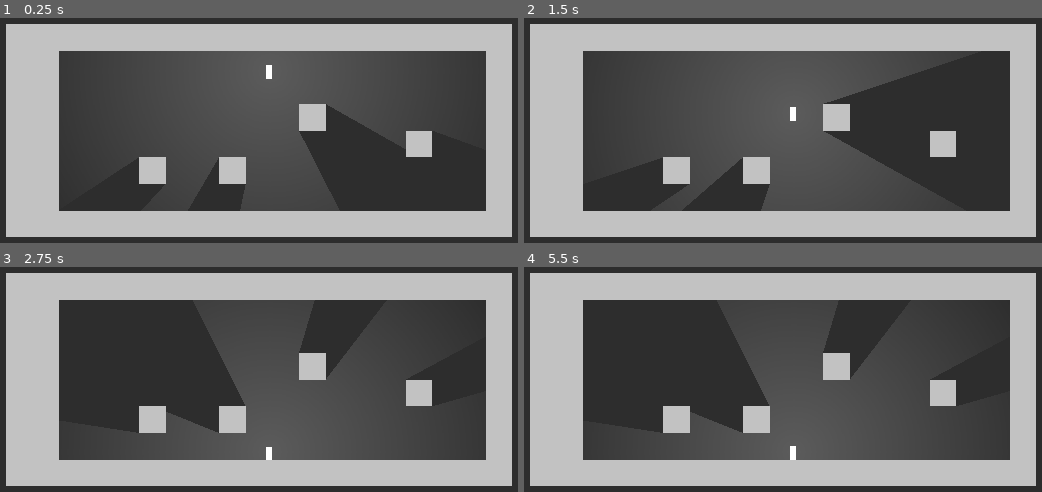
Above: before the commit, frames 1-4 (two rows, left to right).
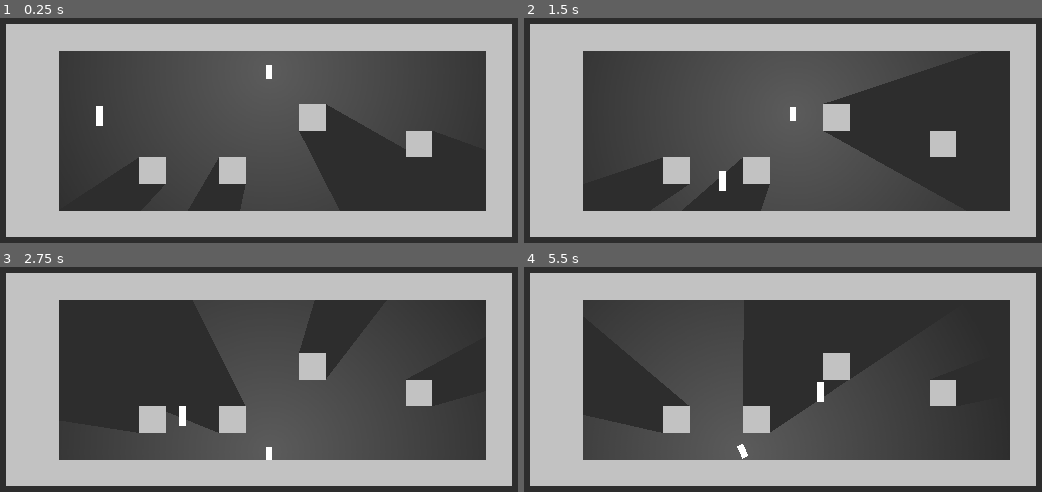
Above: after the commit, the same moments.

Repository: Telkan/EscapetheGame
Game: Godot game, scene res://Levels/Test Level/TestWorld.tscn
The game is run twice, just before and just after one commit, with the same random seed, the same clock (stepped at 60 frames per second) and the same inputs.
Inputs:
- Up to frame 1 (0.25 s): no input
- Up to frame 2 (1.5 s): hold Up (ui_up) 0.53-1.28 s; hold Right (ui_right) from 0.53 s (still down); tap Up (ui_up) at 1.35 s
- Up to frame 3 (2.75 s): tap Up (ui_up) at 1.52, 1.82 s; release Right (ui_right) at 2.03 s; hold Left (ui_left) from 2.03 s (still down); hold Up (ui_up) from 2.03 s (still down)
- Up to frame 4 (5.5 s): release Left (ui_left) at 2.78 s; release Up (ui_up) at 2.78 s; hold Right (ui_right) 2.78-4.28 s; tap Up (ui_up) at 2.85, 3.02, 3.32, 4.35, 4.52, 4.82 s; hold Up (ui_up) 3.53-4.28 s; hold Left (ui_left) 4.28-5.03 s; hold Right (ui_right) from 5.03 s (still down); hold Up (ui_up) from 5.03 s (still down)

The runs differ from the first frame. In frame 1, 0.1% of the frame differs, in the area x 18-20%, y 39-48%; in frame 2, 0.1%; in frame 3, 0.1%; in frame 4, 11%, in the area x 18-69%, y 25-86%.

Commit message:
FirstDraft Platformer Player

Diff:
--- a/Levels/Test Level/TestWorld.tscn
+++ b/Levels/Test Level/TestWorld.tscn
@@ -1,7 +1,8 @@
-[gd_scene load_steps=6 format=2]
+[gd_scene load_steps=7 format=2]
 
 [ext_resource path="res://Levels/Test Level/TestTexture.png" type="Texture" id=1]
 [ext_resource path="res://Levels/Test Level/Vqv8F4X.png" type="Texture" id=2]
+[ext_resource path="res://Players/Player.tscn" type="PackedScene" id=3]
 
 [sub_resource type="OccluderPolygon2D" id=1]
 polygon = PoolVector2Array( 64, 64, 0, 64, 0, 0, 64, 0 )
@@ -59,3 +60,6 @@
 z_index = -3
 color = Color( 0.180392, 0.180392, 0.180392, 1 )
 polygon = PoolVector2Array( 8, -8, 1952, -24, 2216, 1280, 96, 1240, -168, 1200, -72, 112 )
+
+[node name="Player" parent="." instance=ExtResource( 3 )]
+position = Vector2( 288.6, 537.019 )
--- /dev/null
+++ b/MainScript/Main.tscn
@@ -0,0 +1,5 @@
+[gd_scene format=2]
+
+[node name="MainManager" type="Node"]
+
+[node name="Music" type="AudioStreamPlayer" parent="."]
--- /dev/null
+++ b/Players/JumpCurve.tres
@@ -0,0 +1,6 @@
+[gd_resource type="Curve" format=2]
+
+[resource]
+min_value = -3.0
+max_value = 5.0
+_data = [ Vector2( 0, -0.527273 ), 0.0, 64.2954, 0, 0, Vector2( 0, 3.69091 ), 0.87924, 0.87924, 0, 0, Vector2( 0.505556, -0.527273 ), -0.785455, -0.785455, 0, 0, Vector2( 0.872222, -3 ), 0.363636, 0.0, 0, 0 ]
--- /dev/null
+++ b/Players/Player.gd
@@ -0,0 +1,43 @@
+extends KinematicBody2D
+
+var canMove := true
+var moveSpeed := 15000
+export(Curve) var jumpCurve
+var jumpTime = 0.5
+var jumpSpeed = 1
+var jumpHeight = 200
+var movement := Vector2.ZERO
+# Called when the node enters the scene tree for the first time.
+func _ready():
+	pass # Replace with function body.
+
+
+func getMovement(delta) -> Vector2:
+	var direction := Vector2.ZERO
+	if(Input.is_action_pressed("ui_left")):
+		direction += Vector2.LEFT
+	if(Input.is_action_pressed("ui_right")):
+		direction += Vector2.RIGHT
+	return direction * moveSpeed * delta
+
+func calcVSpeed(delta) -> Vector2:
+	if(jumpTime < 1):
+		jumpTime+=jumpSpeed*delta
+	if(is_on_ceiling()):
+		jumpTime = 0.5
+	var verticalSpeed = jumpCurve.interpolate(jumpTime)
+	return Vector2(0,-(verticalSpeed * jumpHeight))
+
+func getJumpButton():
+	if(is_on_floor() and Input.is_action_pressed("ui_up")):
+		jumpTime = 0
+	elif(is_on_floor()):
+		jumpTime = 0.5
+
+func _physics_process(delta):
+	if canMove:
+		var movement = getMovement(delta)
+		getJumpButton()
+		if(not is_on_floor()):
+			movement += calcVSpeed(delta)
+		move_and_slide(movement,Vector2.UP)
--- /dev/null
+++ b/Players/Player.tscn
@@ -0,0 +1,17 @@
+[gd_scene load_steps=4 format=2]
+
+[ext_resource path="res://Players/Player.gd" type="Script" id=1]
+[ext_resource path="res://Players/JumpCurve.tres" type="Curve" id=2]
+
+[sub_resource type="RectangleShape2D" id=1]
+extents = Vector2( 10, 24 )
+
+[node name="Player" type="KinematicBody2D"]
+script = ExtResource( 1 )
+jumpCurve = ExtResource( 2 )
+
+[node name="Polygon2D" type="Polygon2D" parent="."]
+polygon = PoolVector2Array( -8, -24, 8, -24, 8, 24, -8, 24 )
+
+[node name="CollisionShape2D" type="CollisionShape2D" parent="."]
+shape = SubResource( 1 )
--- a/project.godot
+++ b/project.godot
@@ -23,6 +23,10 @@
 window/size/fullscreen=true
 window/stretch/mode="2d"
 
+[editor_plugins]
+
+enabled=PoolStringArray( "res://addons/jamcountdown/plugin.cfg" )
+
 [physics]
 
 common/enable_pause_aware_picking=true
Not shown, changed: Levels/Test Level/TestTexture.png.import
Not shown, changed: Levels/Test Level/Vqv8F4X.png.import
Binary file added: addons/jamcountdown/Roboto-Bold.ttf
Binary file added: addons/jamcountdown/Roboto-Light.ttf
Not shown, added: addons/jamcountdown/countdown.gd
Not shown, added: addons/jamcountdown/countdown.tscn
Not shown, added: addons/jamcountdown/element_theme.tres
Not shown, added: addons/jamcountdown/plugin.cfg
Not shown, added: addons/jamcountdown/plugin.gd
Not shown, changed: icon.png.import
Not shown, added: addons/ridiculous_coding-master.zip
